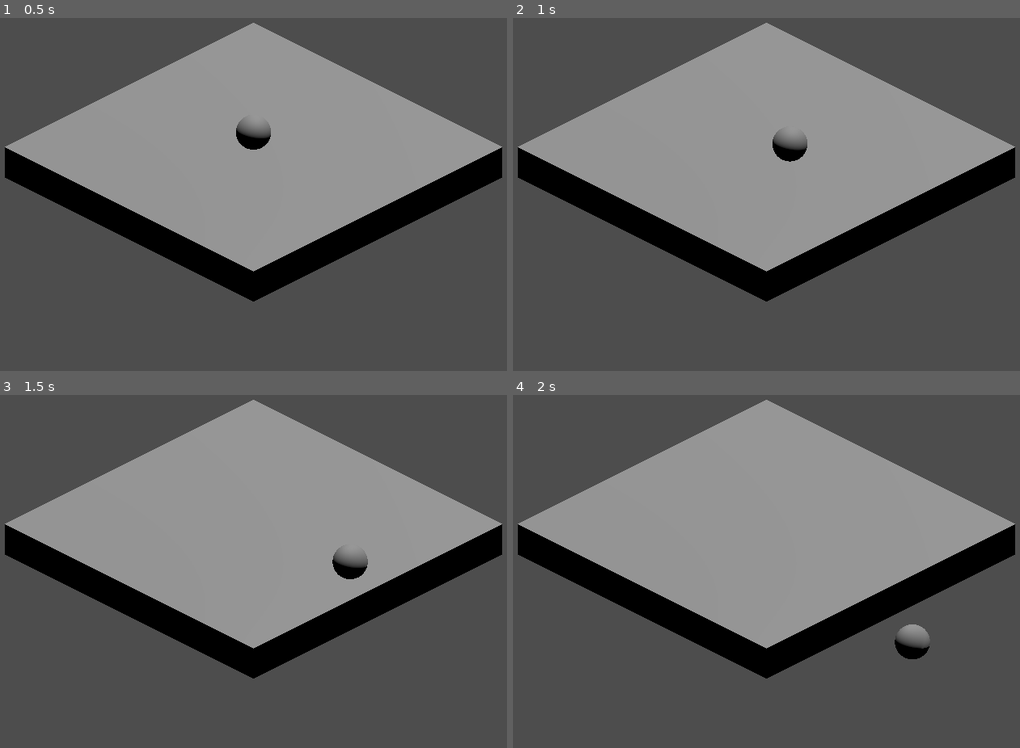
Above: before the commit, frames 1-4 (two rows, left to right).
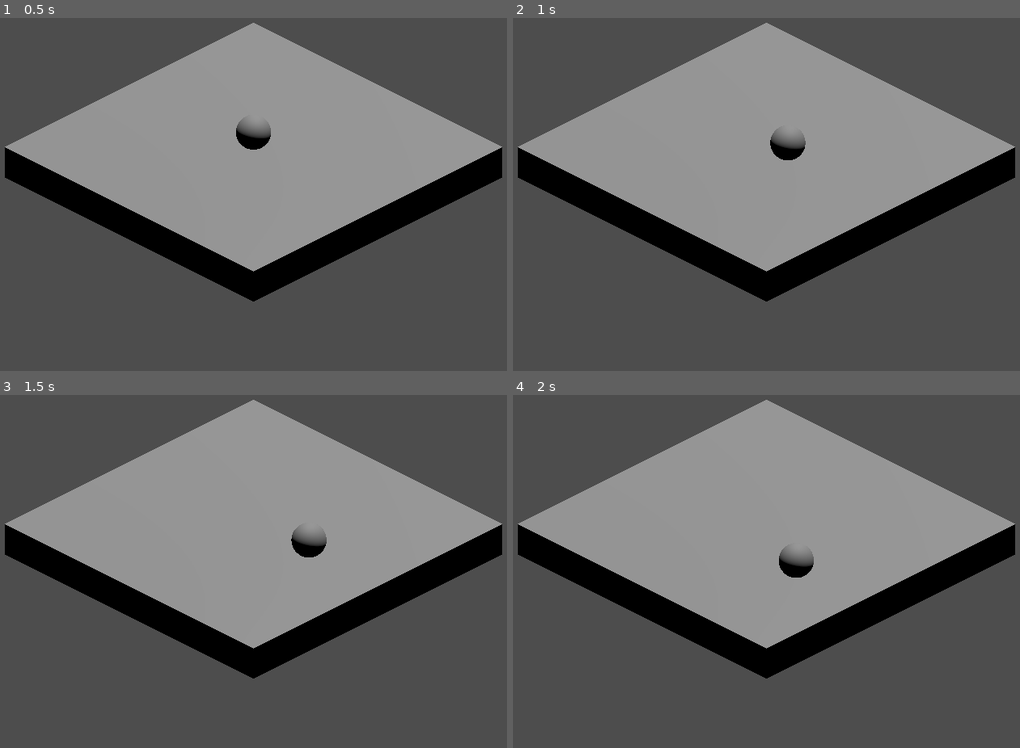
Above: after the commit, the same moments.

Repository: Samprisho/Wild-Jam-2025
Game: Godot game, scene res://scenes/map.tscn
Two runs of this game, one before a commit and one after it. Both use one fixed random seed, a clock stepped at 60 frames per second and the inputs below.
Inputs:
- Up to frame 1 (0.5 s): no input
- Up to frame 2 (1 s): hold D (Right) from 0.53 s (still down)
- Up to frame 3 (1.5 s): release D (Right) at 1.28 s; hold S (Backward) from 1.28 s (still down)
- Up to frame 4 (2 s): keep holding S (Backward)

Frame 1 is identical in both runs. In frame 2, less than 0.1% of the frame differs, in the area x 50-59%, y 31-41%; in frame 3, 0.8%, in the area x 57-73%, y 37-53%; in frame 4, 0.8%.

Commit message:
Ball Movement

Diff:
--- a/scenes/map.tscn
+++ b/scenes/map.tscn
@@ -28,7 +28,6 @@
 
 [node name="RigidBody3D" parent="StaticBody3D" instance=ExtResource("1_4xfga")]
 transform = Transform3D(1, 0, 0, 0, 1, 0, 0, 0, 1, 0, 1.5, 0)
-accelaration = null
 
 [node name="DirectionalLight3D" type="DirectionalLight3D" parent="."]
 transform = Transform3D(1, 0, 0, 0, 0.258819, 0.965926, 0, -0.965926, 0.258819, 0, 4, 0)
--- a/scripts/ball.gd
+++ b/scripts/ball.gd
@@ -1,15 +1,24 @@
 extends RigidBody3D
 class_name Ball
 
-@export var accelaration: float = 70
+@export var accelaration: float = 200
+@export var deaccelaration: float = 2
 
 func _physics_process(_delta: float) -> void:
 	var input = Vector2(
 		int(Input.is_action_pressed("Forward")) - int(Input.is_action_pressed("Backward")),
 		int(Input.is_action_pressed("Right")) - int(Input.is_action_pressed("Left"))
-	)
+	).normalized()
+
+	angular_velocity /= deaccelaration
 
 	var calculated_velocity = calculate_motion(input)
+
+	calculated_velocity *= 5 if \
+	(calculated_velocity.normalized()).distance_to(angular_velocity.normalized()) > 2 else 1
+
+	print(calculated_velocity.normalized(), " | ", angular_velocity.normalized(), " | ", \
+	(calculated_velocity.normalized()).distance_to(angular_velocity.normalized()))
 
 	angular_velocity += calculated_velocity
 
